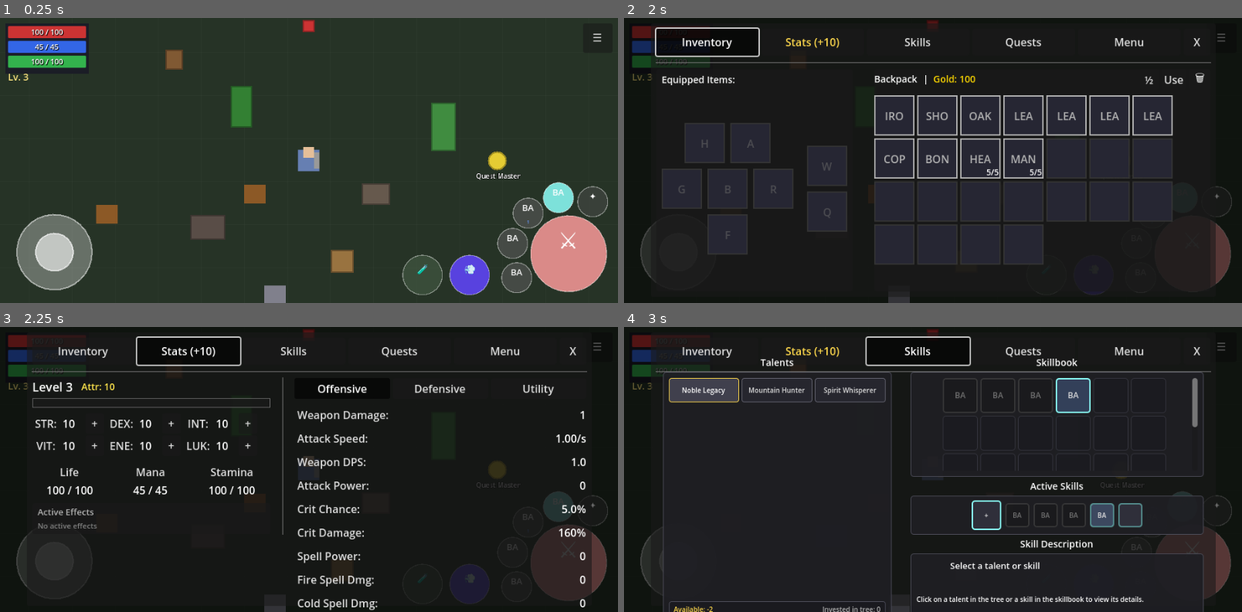
Above: before the commit, frames 1-4 (two rows, left to right).
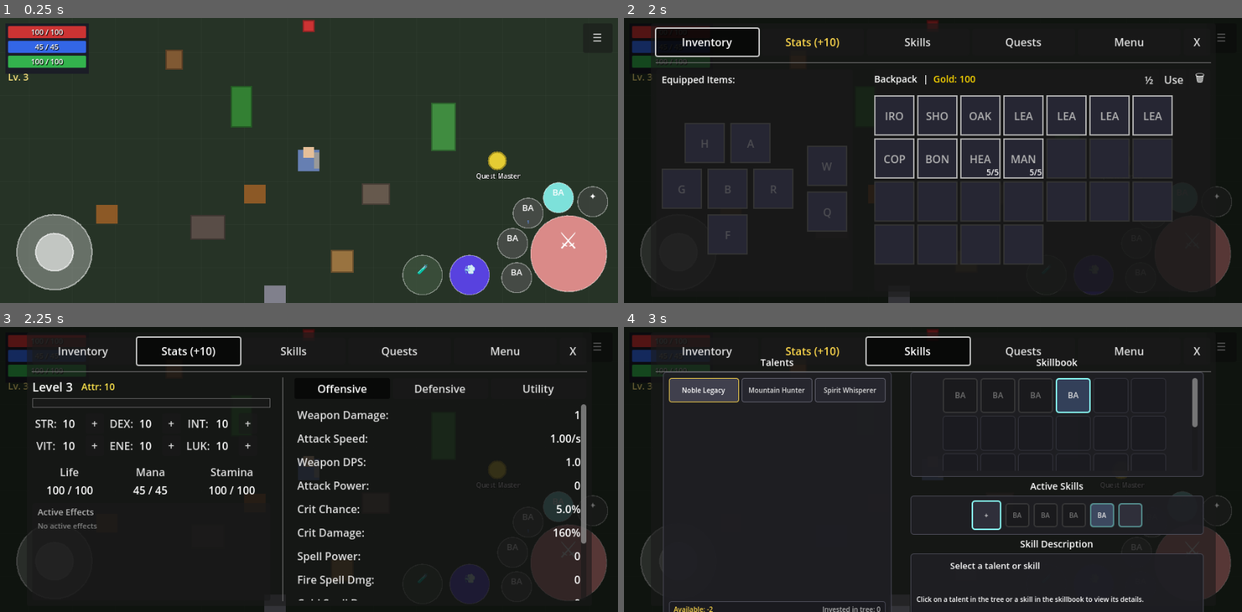
Above: after the commit, the same moments.

Repository: MatousHruska/MobileTestia
Game: Godot game, scene res://scenes/world/test_zone.tscn
Two runs of this game, one before a commit and one after it. Both use one fixed random seed, a clock stepped at 60 frames per second and the inputs below.
Inputs:
- Up to frame 1 (0.25 s): no input
- Up to frame 2 (2 s): click "☰" at 0.5 s; click "Inventory" at 1.25 s
- Up to frame 3 (2.25 s): click "Stats (+10)" at 2 s
- Up to frame 4 (3 s): click "Skills" at 2.75 s

Frames 1-2 are identical in both runs. In frame 3, 1.1% of the frame differs, in the area x 45-95%, y 27-100%; in frame 4, nothing differs.

Commit message:
Restore scroll to subtab panels, fix vertical stretch
- Reverted scroll removal from Offensive/Defensive/Utility panels
- Added SIZE_EXPAND_FILL flags to DynamicStatsPanel in character_menu

Diff:
--- a/scripts/ui/menu/character_menu.gd
+++ b/scripts/ui/menu/character_menu.gd
@@ -216,6 +216,8 @@
 	_stats_panel_instance = StatsPanel.new()
 	_stats_panel_instance.name = "DynamicStatsPanel"
 	_stats_panel_instance.set_anchors_preset(Control.PRESET_FULL_RECT)
+	_stats_panel_instance.size_flags_horizontal = Control.SIZE_EXPAND_FILL
+	_stats_panel_instance.size_flags_vertical = Control.SIZE_EXPAND_FILL
 	stats_panel.add_child(_stats_panel_instance)
 
 	Debug.info("UI", "StatsPanel created")
--- a/scripts/ui/menu/stats_panel.gd
+++ b/scripts/ui/menu/stats_panel.gd
@@ -477,8 +477,11 @@
 
 
 func _create_offensive_panel() -> Control:
+	var scroll := ScrollContainer.new()
+	scroll.set_anchors_preset(Control.PRESET_FULL_RECT)
+	scroll.horizontal_scroll_mode = ScrollContainer.SCROLL_MODE_DISABLED
+
 	var grid := GridContainer.new()
-	grid.set_anchors_preset(Control.PRESET_FULL_RECT)
 	grid.columns = 2
 	grid.size_flags_horizontal = Control.SIZE_EXPAND_FILL
 	grid.add_theme_constant_override("h_separation", 8)
@@ -504,12 +507,16 @@
 		for child in row:
 			grid.add_child(child)
 
-	return grid
+	scroll.add_child(grid)
+	return scroll
 
 
 func _create_defensive_panel() -> Control:
+	var scroll := ScrollContainer.new()
+	scroll.set_anchors_preset(Control.PRESET_FULL_RECT)
+	scroll.horizontal_scroll_mode = ScrollContainer.SCROLL_MODE_DISABLED
+
 	var grid := GridContainer.new()
-	grid.set_anchors_preset(Control.PRESET_FULL_RECT)
 	grid.columns = 2
 	grid.size_flags_horizontal = Control.SIZE_EXPAND_FILL
 	grid.add_theme_constant_override("h_separation", 8)
@@ -526,12 +533,16 @@
 		for child in row:
 			grid.add_child(child)
 
-	return grid
+	scroll.add_child(grid)
+	return scroll
 
 
 func _create_utility_panel() -> Control:
+	var scroll := ScrollContainer.new()
+	scroll.set_anchors_preset(Control.PRESET_FULL_RECT)
+	scroll.horizontal_scroll_mode = ScrollContainer.SCROLL_MODE_DISABLED
+
 	var grid := GridContainer.new()
-	grid.set_anchors_preset(Control.PRESET_FULL_RECT)
 	grid.columns = 2
 	grid.size_flags_horizontal = Control.SIZE_EXPAND_FILL
 	grid.add_theme_constant_override("h_separation", 8)
@@ -549,7 +560,8 @@
 		for child in row:
 			grid.add_child(child)
 
-	return grid
+	scroll.add_child(grid)
+	return scroll
 
 
 func _create_derived_stat_row(stat_name: String, display_name: String) -> Array:
